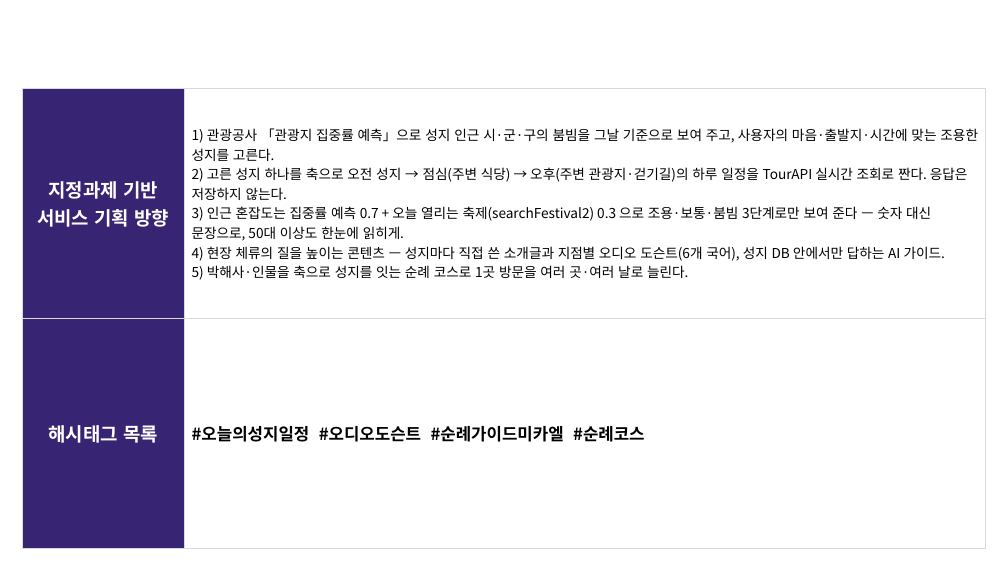
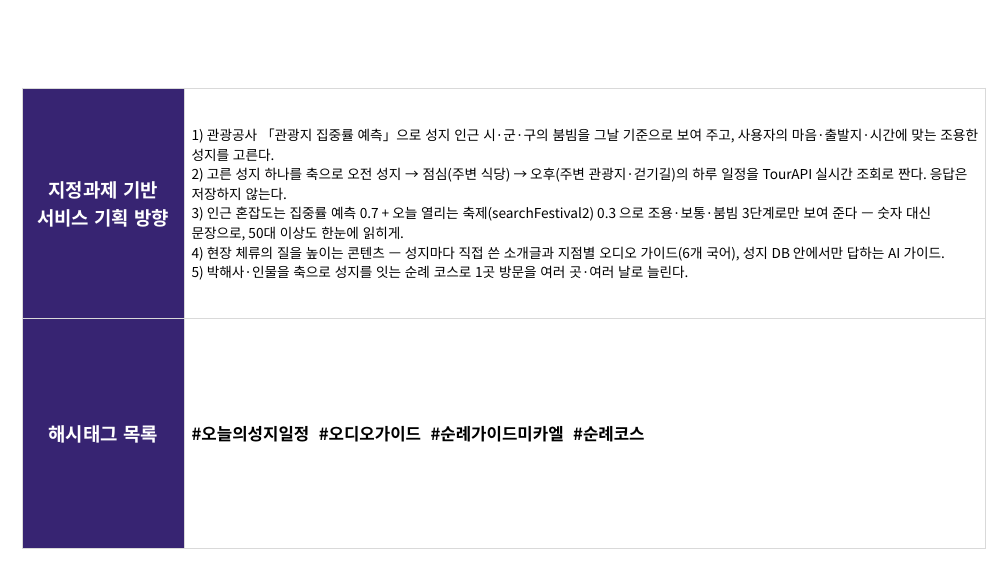
Before and after one commit to linkcontent7-huisun/visitholykorea, a slide deck: slide 3 of docs/10-product/공모전/원본-공모전제출/기능설명서_2026-09-20.pptx. Drawn at 1008x567 pixels with LibreOffice and Linux fonts; fonts in the diff are those of the drawing; background and template pictures are left out. Boxes give left, top, right and bottom in pixels: in the first picture for what was removed or moved away, otherwise in the second. Text is boxed around its words. In the diff, an @@ line names an element or a change of style, - is before the commit and + after.

```diff
--- a/docs/10-product/공모전/원본-공모전제출/기능설명서_2026-09-20.pptx
+++ b/docs/10-product/공모전/원본-공모전제출/기능설명서_2026-09-20.pptx
@@ table at (23,88,986,549) @@
-row 1, column 2: 1) 관광공사 「관광지 집중률 예측」으로 성지 인근 시·군·구의 붐빔을 그날 기준으로 보여 주고, 사용자의 마음·출발지·시간에 맞는 조용한 성지를 고른다. / 2) 고른 성지 하나를 축으로 오전 성지 → 점심(주변 식당) → 오후(주변 관광지·걷기길)의 하루 일정을 TourAPI 실시간 조회로 짠다. 응답은 저장하지 않는다. / 3) 인근 혼잡도는 집중률 예측 0.7 + 오늘 열리는 축제(searchFestival2) 0.3 으로 조용·보통·붐빔 3단계로만 보여 준다 — 숫자 대신 문장으로, 50대 이상도 한눈에 읽히게. / 4) 현장 체류의 질을 높이는 콘텐츠 — 성지마다 직접 쓴 소개글과 지점별 오디오 도슨트(6개 국어), 성지 DB 안에서만 답하는 AI 가이드. / 5) 박해사·인물을 축으로 성지를 잇는 순례 코스로 1곳 방문을 여러 곳·여러 날로 늘린다.
+row 1, column 2: 1) 관광공사 「관광지 집중률 예측」으로 성지 인근 시·군·구의 붐빔을 그날 기준으로 보여 주고, 사용자의 마음·출발지·시간에 맞는 조용한 성지를 고른다. / 2) 고른 성지 하나를 축으로 오전 성지 → 점심(주변 식당) → 오후(주변 관광지·걷기길)의 하루 일정을 TourAPI 실시간 조회로 짠다. 응답은 저장하지 않는다. / 3) 인근 혼잡도는 집중률 예측 0.7 + 오늘 열리는 축제(searchFestival2) 0.3 으로 조용·보통·붐빔 3단계로만 보여 준다 — 숫자 대신 문장으로, 50대 이상도 한눈에 읽히게. / 4) 현장 체류의 질을 높이는 콘텐츠 — 성지마다 직접 쓴 소개글과 지점별 오디오 가이드(6개 국어), 성지 DB 안에서만 답하는 AI 가이드. / 5) 박해사·인물을 축으로 성지를 잇는 순례 코스로 1곳 방문을 여러 곳·여러 날로 늘린다.
-row 2, column 2: #오늘의성지일정 #오디오도슨트 #순례가이드미카엘 #순례코스
+row 2, column 2: #오늘의성지일정 #오디오가이드 #순례가이드미카엘 #순례코스
```
Also in this commit, not shown: 7 other slides changed, 1 other file.
